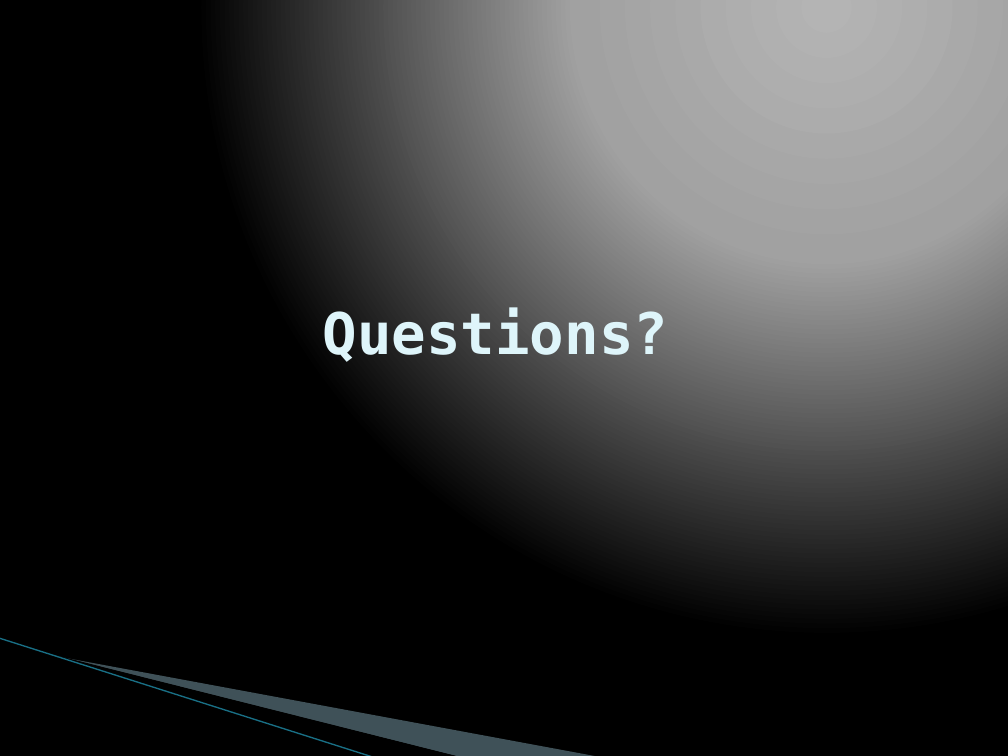
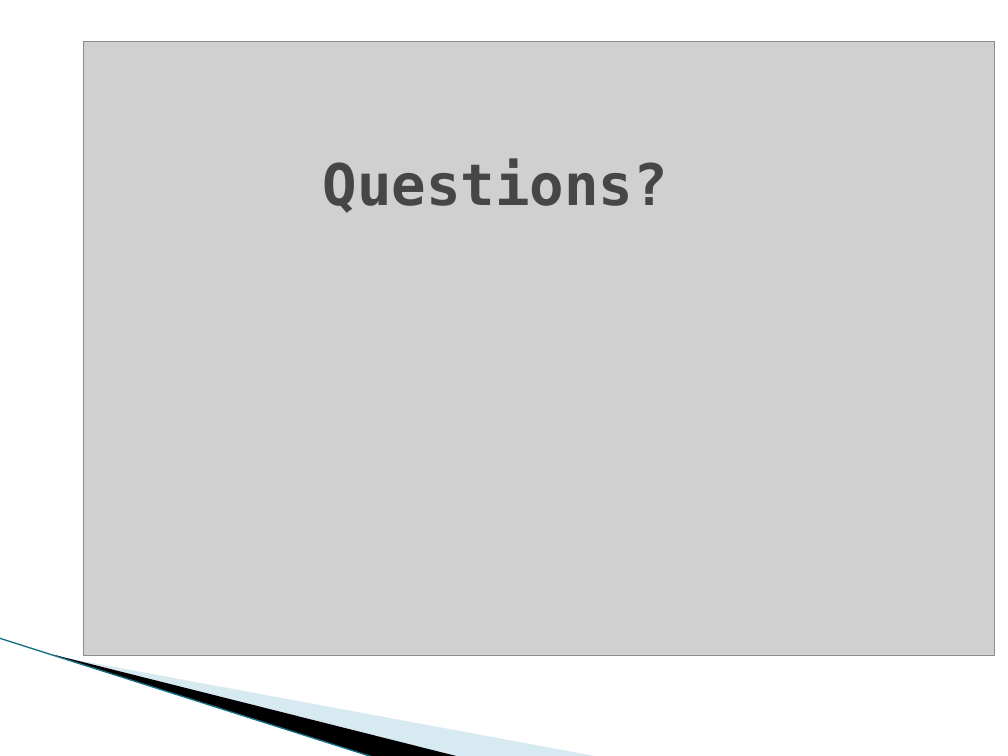
Before and after one commit to vfasburg/cse_848, a slide deck: slide 20 of paper/848_Paper_Presentation_Fasburg_Thomas.pptx (slide 19 before the commit). Drawn at 1008x756 pixels with LibreOffice and Linux fonts; fonts in the diff are those of the drawing; grey boxes stand for pictures; background and template pictures are left out. Boxes give left, top, right and bottom in pixels: in the first picture for what was removed or moved away, otherwise in the second. Text is boxed around its words. In the diff, an @@ line names an element or a change of style, - is before the commit and + after.

```diff
--- a/paper/848_Paper_Presentation_Fasburg_Thomas.pptx
+++ b/paper/848_Paper_Presentation_Fasburg_Thomas.pptx
@@ background gradient #B4B4B4 to #A2A2A2 to #000000 to #FFFFFF @@
@@ picture added at (x1=84, y1=42, x2=994, y2=655) @@
@@ text "Questions?" moved from (x1=323, y1=307, x2=668, y2=366) to (x1=323, y1=158, x2=668, y2=213) @@
@@ text "Questions?" at (x1=323, y1=158, x2=668, y2=213): text colour #DEF5FA to #464646; vertical alignment middle to top @@
```
Also in this commit, not shown: 5 other slides changed, 1 slide added, 6 other files.
